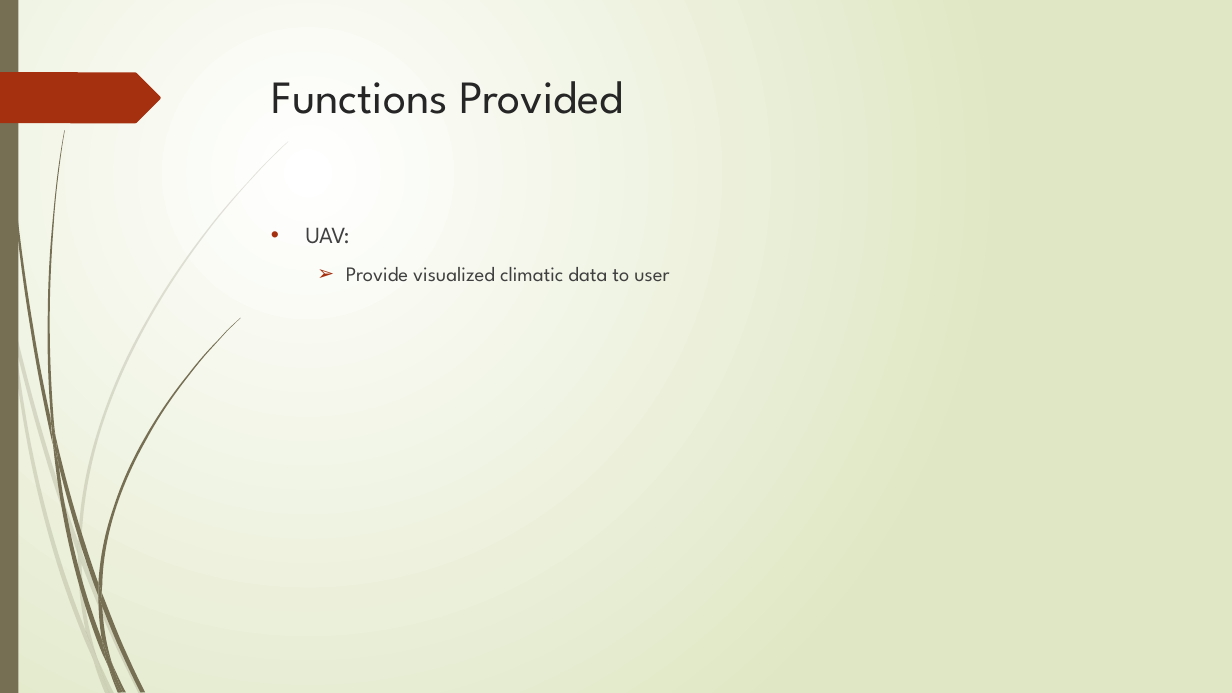
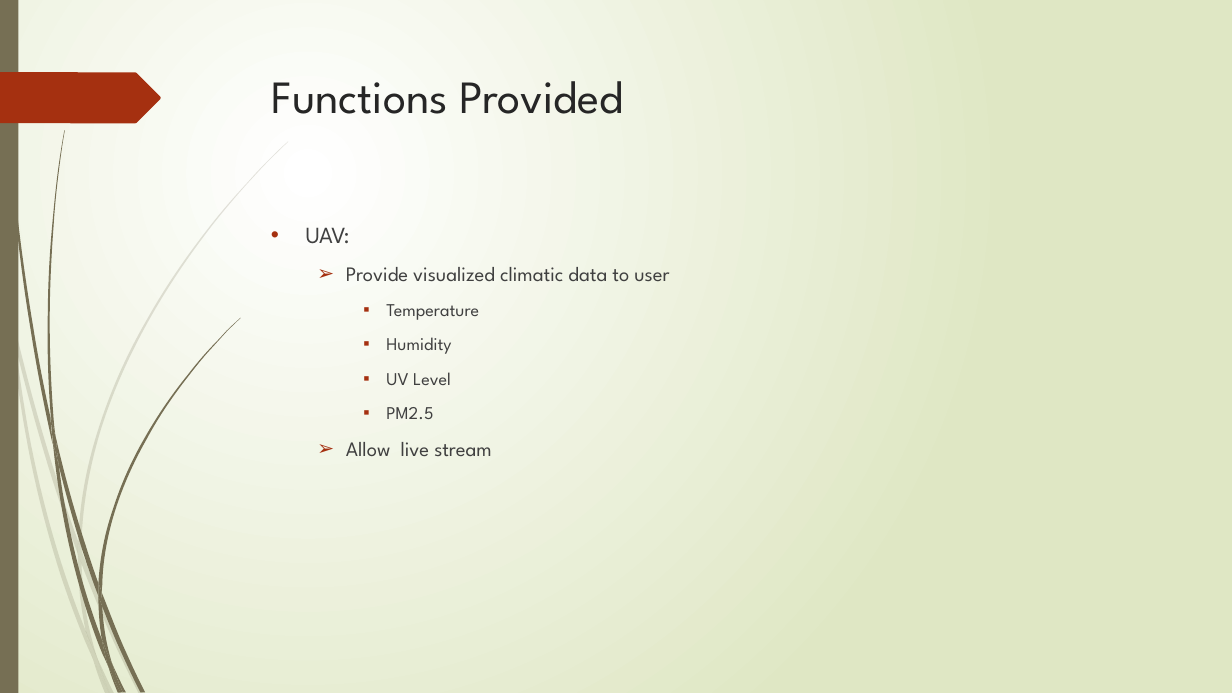
Before and after one commit to Ethan7102/FYP, a slide deck: slide 8 of FYP_document/Interim Report/Interim Report.pptx. Drawn at 1232x693 pixels with LibreOffice and Linux fonts; fonts in the diff are those of the drawing. Boxes give left, top, right and bottom in pixels: in the first picture for what was removed or moved away, otherwise in the second. Text is boxed around its words. In the diff, an @@ line names an element or a change of style, - is before the commit and + after.

```diff
--- a/FYP_document/Interim Report/Interim Report.pptx
+++ b/FYP_document/Interim Report/Interim Report.pptx
@@ text at (346,304,492,456): paragraphs added @@
+    ▪ Temperature
+    ▪ Humidity
+    ▪ UV Level
+    ▪ PM2.5
+  ➢ Allow live stream
```
Also in this commit, not shown: 8 other slides changed, 2 other files.
